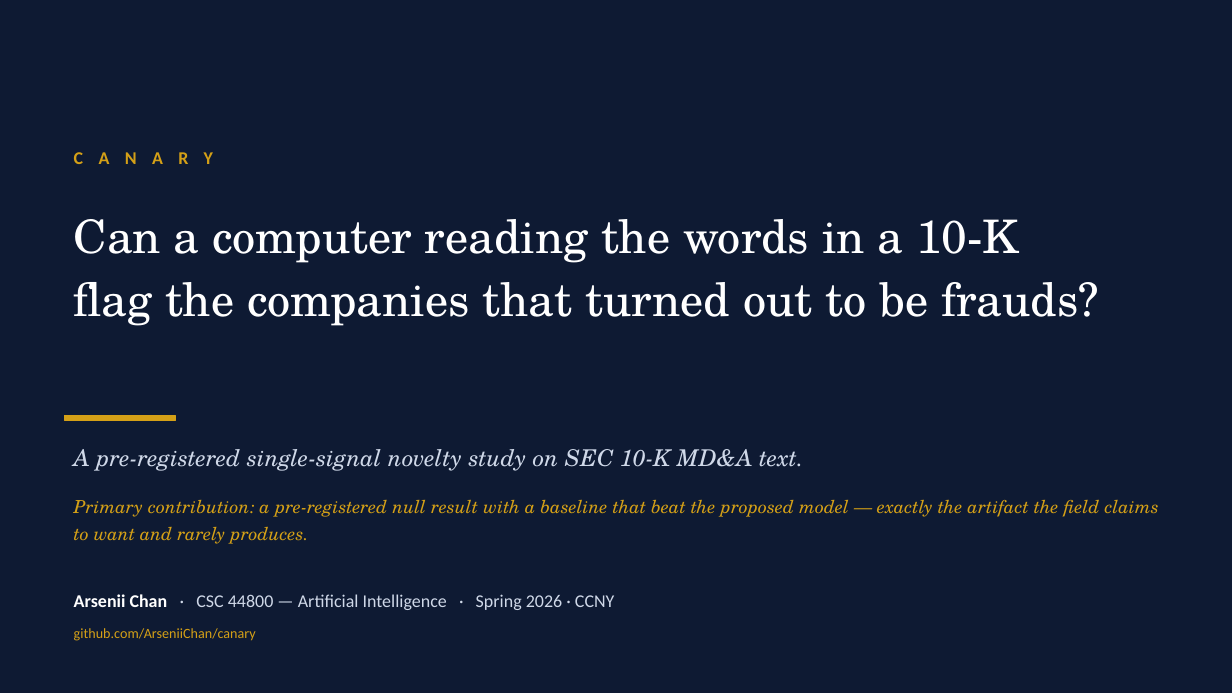
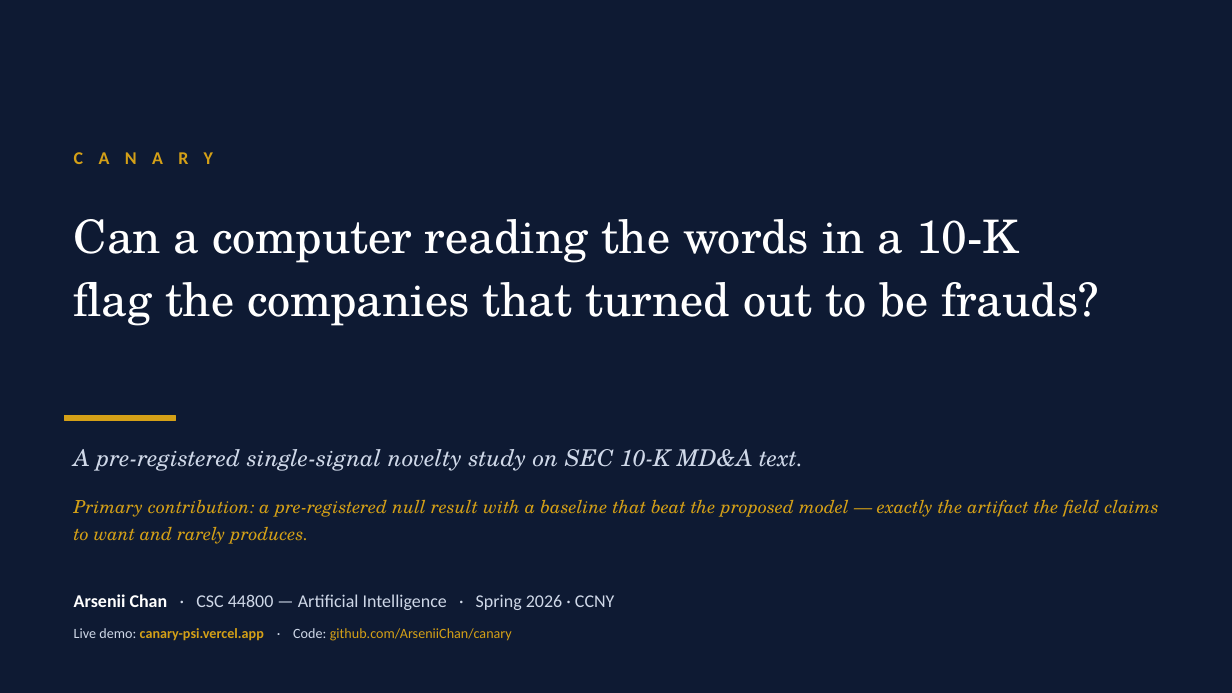
Before and after one commit to ArseniiChan/canary, a slide deck: slide 1 of reports/canary_deck.pptx. Drawn at 1232x693 pixels with LibreOffice and Linux fonts; fonts in the diff are those of the drawing. Boxes give left, top, right and bottom in pixels: in the first picture for what was removed or moved away, otherwise in the second. Text is boxed around its words. In the diff, an @@ line names an element or a change of style, - is before the commit and + after.

Commit message:
Live URL on slide 1 + slide 7 + README headline
Vercel deployment confirmed live at https://canary-psi.vercel.app —
all 6 dashboard routes return 200, including /scan which makes a real
call to the Modal endpoint and returns the per-cohort breakdown end
to end.

Slide 1 footer: 'Live demo: canary-psi.vercel.app · Code: github.com/...'
Slide 7 footer: 'Try it: canary-psi.vercel.app/scan · Code: ... · Tag: ...'
README first line: live demo + scan + Modal endpoint URLs surfaced.

The audience on May 7 can now open the deck PDF, see the URL, type it
into a phone, and try a live scan against the same models the report
talks about.

```diff
--- a/reports/canary_deck.pptx
+++ b/reports/canary_deck.pptx
@@ text at <box>74,628,512,641</box>: text changed @@
-github.com/ArseniiChan/canary
+Live demo: canary-psi.vercel.app · Code: github.com/ArseniiChan/canary
```
Also in this commit, not shown: 1 other slide changed, 3 other files.
